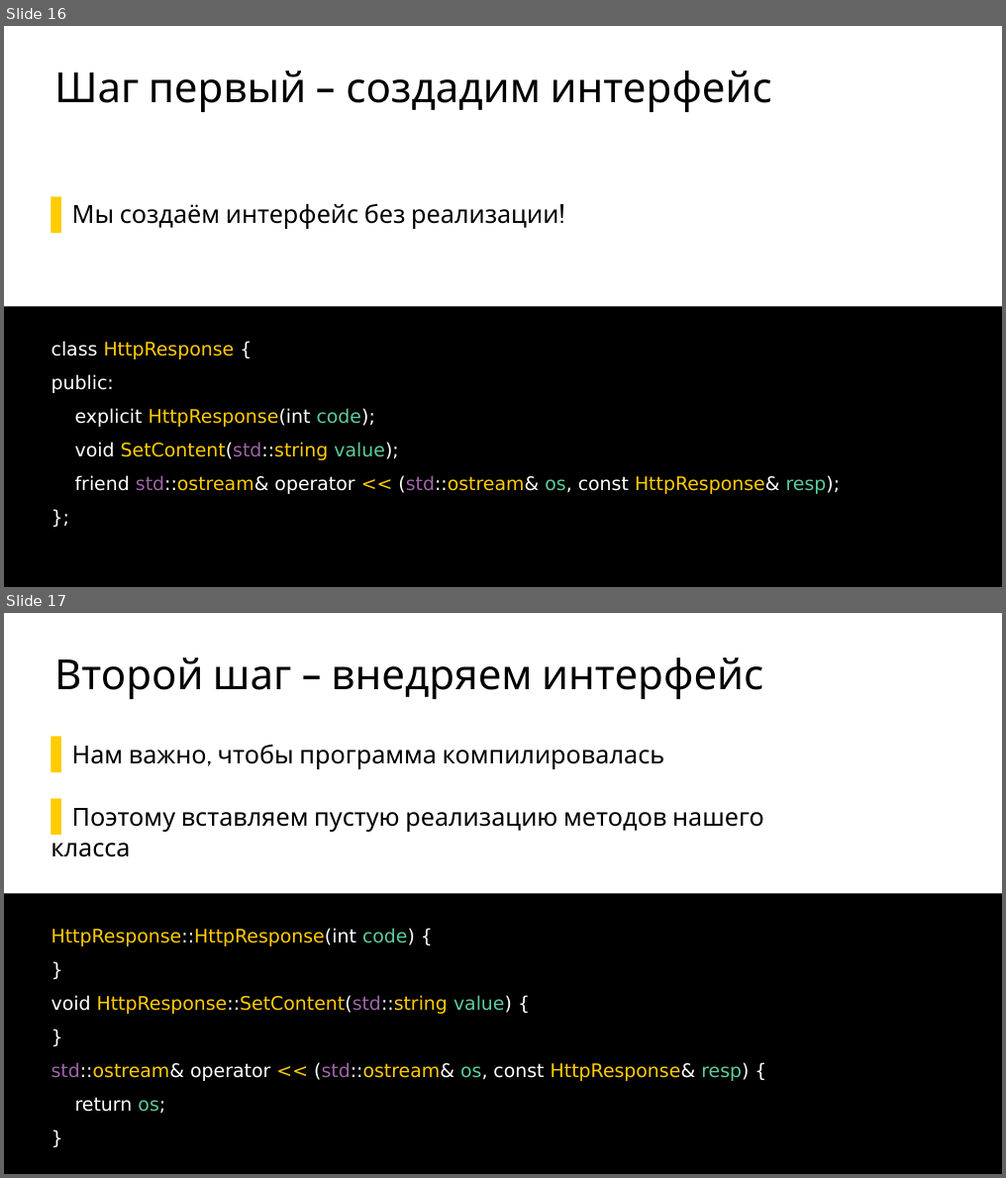
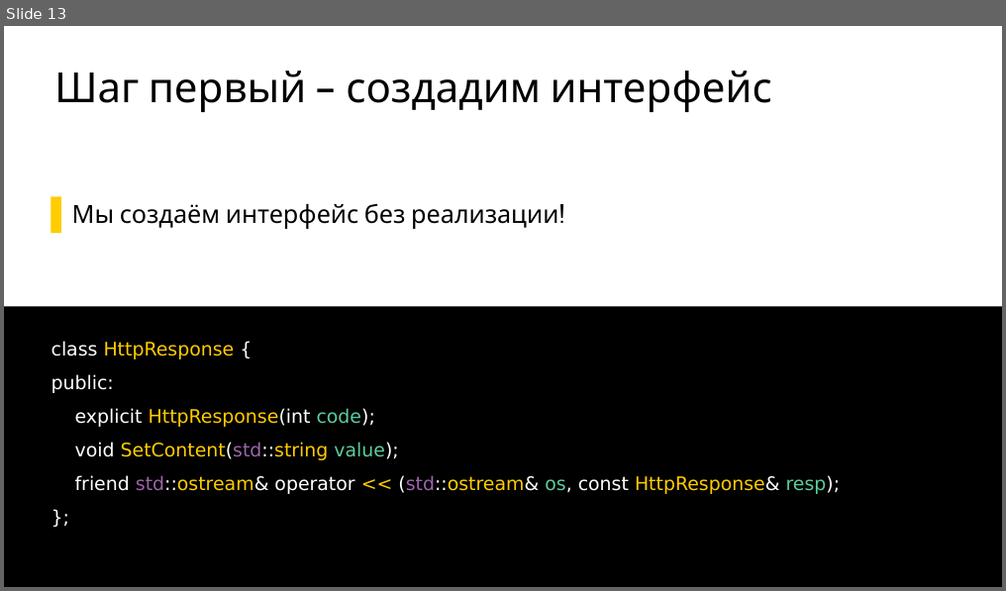
Before and after one commit to ishfb/secr2017, a slide deck: slides.pptx. Shown one above the other, each under a label of ours: slides 16 and 17 before the commit, slide 13 after it. The pictures are 1006x1178 and 1006x591 pixels, drawn with LibreOffice and Linux fonts; fonts in the diff are those of the drawing. Boxes give left, top, right and bottom in pixels: in the first picture for what was removed or moved away, otherwise in the second. Text is boxed around its words. In the diff, an @@ line names an element or a change of style, - is before the commit and + after.

```diff
--- a/slides.pptx
+++ b/slides.pptx
@@ slide 17 removed at (4, 613, 1002, 1174), background #FFFFFF @@
@@ title removed at (54, 658, 763, 699) @@
-Второй шаг – внедряем интерфейс
@@ text removed at (51, 745, 764, 858) @@
-  ▌ Нам важно, чтобы программа компилировалась
-  ▌ Поэтому вставляем пустую реализацию методов нашего класса
@@ text removed at (4, 894, 1002, 1174) @@
-HttpResponse::HttpResponse(int code) {
-}
-void HttpResponse::SetContent(std::string value) {
-}
-std::ostream& operator << (std::ostream& os, const HttpResponse& resp) {
-return os;
-}
@@ what was slide 16 is now slide 13 @@
```
Also in this commit, not shown: 2 slides changed, 4 other slides removed, 1 other file.
